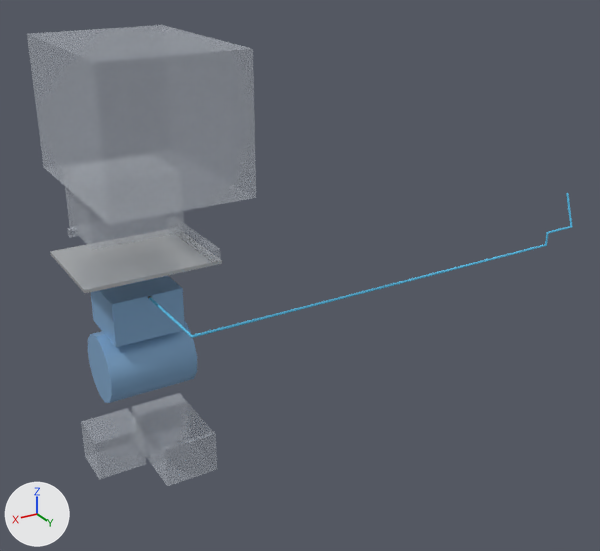
A saved change to the glTF model otonom/hat3d/modul_K.glb.
Before and after are seen from a camera (50 mm lens) standing at (5.34, 3.27, 2.42) and looking at (3.6, 0.38, 0.98). Every picture has the same lights, and +X, +Y and +Z are marked at lower left. The first picture is the older version. Vertices at exactly the same position are counted once.

The older version as bpy lines, for what is in view:
```python
me_hava_kompresor__kompresor = bpy.data.meshes.new('HAVA_KOMPRESOR__kompresor')
me_hava_kompresor__kompresor.from_pydata(...)  # a 13-sided cylinder along x spanning x 4.11..4.49, y 0.081..0.379, z 0.544..0.84; a box spanning x 4.15..4.45, y 0.08..0.36, z 0.84..1.03
me_hava_kompresor__kompresor.materials.append(mat_mk_hava_kompresor__kompresor)  # blue #89b3da
me_k_bicak = bpy.data.meshes.new('K_BICAK')
me_k_bicak.from_pydata(...)  # a box spanning x 4.11..4.49, y 0.02..0.32, z 1.254..1.504
me_k_bicak.materials.append(mat_mk_k_bicak)  # light grey #ced4dd
me_k_icecek_yedek = bpy.data.meshes.new('K_ICECEK_YEDEK')
me_k_icecek_yedek.from_pydata(...)  # a box spanning x 4.033..4.567, y 0.03..0.8, z 1.519..2.028
me_k_icecek_yedek.materials.append(mat_mk_k_icecek_yedek)  # light grey #ced4dd
me_k_kart = bpy.data.meshes.new('K_KART')
me_k_kart.from_pydata(...)  # a box spanning x 4.32..4.54, y 0.02..0.22, z 0.14..0.33
me_k_kart.materials.append(mat_mk_k_kart)  # light grey #ced4dd
me_k_yag = bpy.data.meshes.new('K_YAG')
me_k_yag.from_pydata(...)  # a box spanning x 4.06..4.3, y 0.02..0.42, z 0.14..0.33
me_k_yag.materials.append(mat_mk_k_yag)  # light grey #ced4dd
ob_hava_kompresor__kompresor = bpy.data.objects.new('HAVA_KOMPRESOR__kompresor', me_hava_kompresor__kompresor)
ob_hava_kompresor__kompresor.location = (0.0, 0.0, 0.0)
ob_k_bicak = bpy.data.objects.new('K_BICAK', me_k_bicak)
ob_k_bicak.location = (0.0, 0.0, 0.0)
ob_k_icecek_yedek = bpy.data.objects.new('K_ICECEK_YEDEK', me_k_icecek_yedek)
ob_k_icecek_yedek.location = (0.0, 0.0, 0.0)
ob_k_kart = bpy.data.objects.new('K_KART', me_k_kart)
ob_k_kart.location = (0.0, 0.0, 0.0)
ob_k_yag = bpy.data.objects.new('K_YAG', me_k_yag)
ob_k_yag.location = (0.0, 0.0, 0.0)
# also in view: 'K_PLAKA' at (4.3, 0.25, 1.16); 'K_ITICI' at (4.04, 0.25, 1.19); 'HAVA_KOMPRESOR__hava_ana' at (3.34, 0.59, 1.14)
```
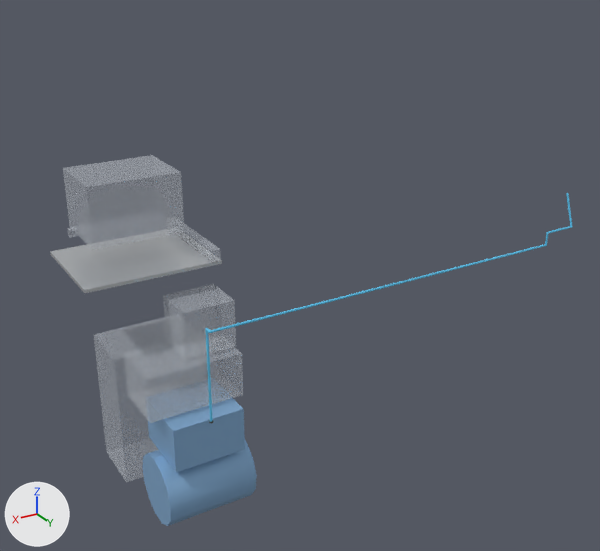
Location of each change, (x1, y1, x2, y2) in pixels of the pictures (600 x 551 px; the box of a moved part takes in the faces that stretch with it):
'K_ICECEK_YEDEK', moved, rescaled: before (27, 25, 256, 224); after (94, 317, 168, 482)
'HAVA_KOMPRESOR__kompresor', reshaped: before (88, 276, 197, 403); after (142, 398, 257, 526)
'K_YAG', moved, rescaled: before (132, 393, 217, 486); after (124, 342, 243, 423)
'K_KART', moved, rescaled (12% wider): before (81, 408, 146, 480); after (163, 284, 236, 360)
part 1 of me_hava_kompresor__kompresor, moved or reshaped: before (88, 321, 197, 403); after (142, 440, 257, 526)
part 2 of me_hava_kompresor__kompresor, moved or reshaped: before (90, 276, 185, 347); after (148, 398, 245, 472)

What the commit changed:
me_hava_kompresor__kompresor is used by ob_hava_kompresor__kompresor; location (0.0, 0.0, 0.0).
me_hava_kompresor__kompresor had 34 vertices, 60 faces and spanned x 4.11..4.49, y 0.08..0.379, z 0.544..1.03.
me_hava_kompresor__kompresor now has 34 vertices, 60 faces and spans x 4.04..4.42, y 0.465..0.764, z 0.154..0.64.
me_hava_kompresor__kompresor part 1: the loose piece of 26 vertices spanning x 4.11..4.49, y 0.081..0.379, z 0.544..0.84 is moved by (-0.07, 0.385, -0.39).
me_hava_kompresor__kompresor part 2: the loose piece of 8 vertices spanning x 4.15..4.45, y 0.08..0.36, z 0.84..1.03 is moved by (-0.07, 0.385, -0.39).
me_k_yag is used by ob_k_yag; location (0.0, 0.0, 0.0).
me_k_yag had 8 vertices, 12 faces and spanned x 4.06..4.3, y 0.02..0.42, z 0.14..0.33.
me_k_yag now has 8 vertices, 12 faces and spans x 4.04..4.44, y 0.425..0.665, z 0.65..0.84.
me_k_yag part 4: the whole mesh is scaled about its middle by (1.67, 0.6, 1), then moved by (0.06, 0.325, 0.51).
me_k_kart is used by ob_k_kart; location (0.0, 0.0, 0.0).
me_k_kart had 8 vertices, 12 faces and spanned x 4.32..4.54, y 0.02..0.22, z 0.14..0.33.
me_k_kart now has 8 vertices, 12 faces and spans x 4.04..4.26, y 0.425..0.615, z 0.85..1.05.
me_k_kart part 5: the whole mesh is scaled about its middle by (1, 0.95, 1.05), then moved by (-0.28, 0.4, 0.715).
me_k_icecek_yedek is used by ob_k_icecek_yedek; location (0.0, 0.0, 0.0).
me_k_icecek_yedek had 8 vertices, 12 faces and spanned x 4.033..4.567, y 0.03..0.8, z 1.519..2.028.
me_k_icecek_yedek now has 8 vertices, 12 faces and spans x 4.04..4.44, y 0.02..0.287, z 0.13..0.745.
me_k_icecek_yedek part 3: the whole mesh is scaled about its middle by (0.749, 0.347, 1.21), then moved by (-0.06, -0.262, -1.336).
